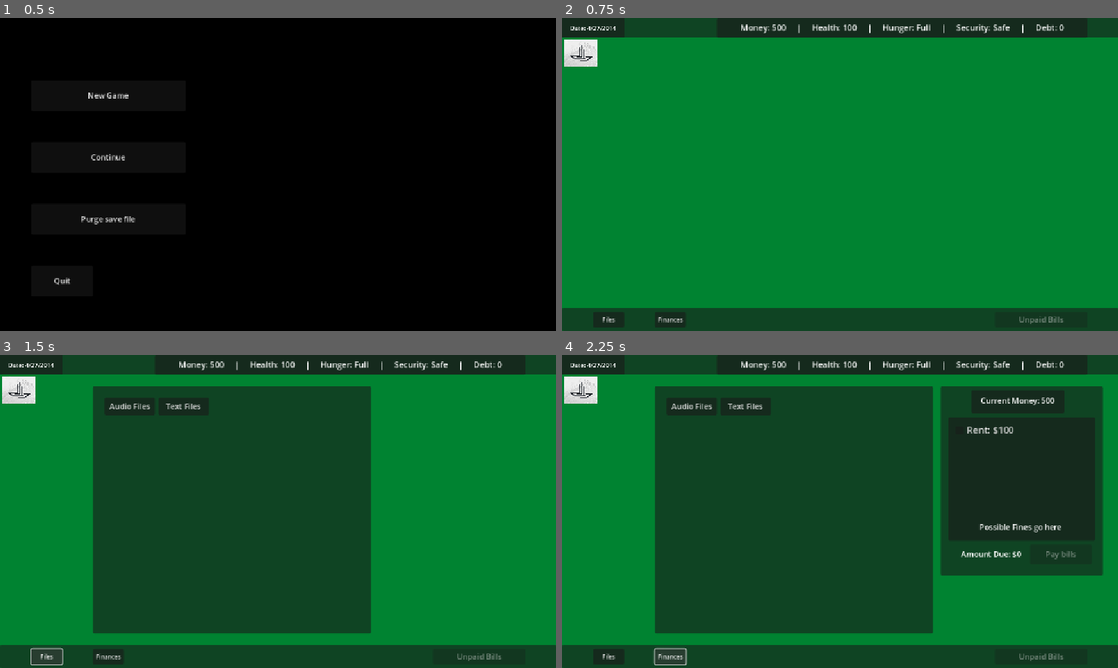
Above: before the commit, frames 1-4 (two rows, left to right).
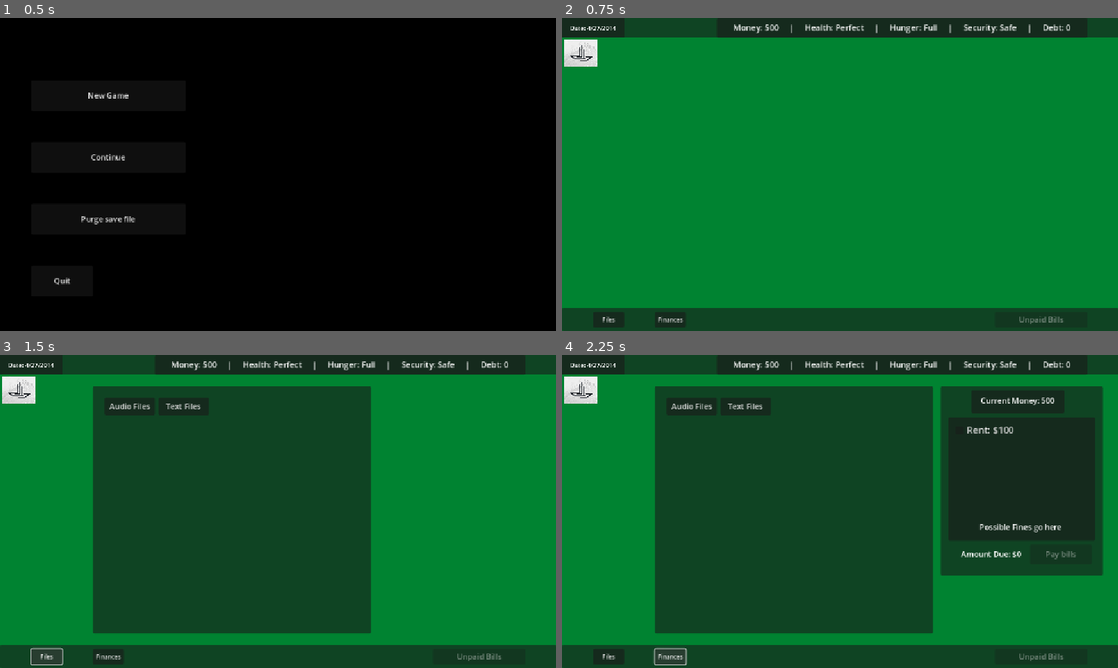
Above: after the commit, the same moments.

Repository: andrewpressman/Operation-OS
Game: Godot game, scene res://Menu/MainMenu.tscn
Same seed, same stepped clock (60 frames per second), same inputs: the game is played once before the commit and once after it.
Inputs:
- Up to frame 1 (0.5 s): no input
- Up to frame 2 (0.75 s): click "New Game" at 0.5 s
- Up to frame 3 (1.5 s): click "Files" at 1.25 s
- Up to frame 4 (2.25 s): click "Finances" at 2 s

Frame 1 is identical in both runs. In frame 2, 0.8% of the frame differs, in the area x 30-92%, y 2-5%; in frame 3, 0.8%; in frame 4, 0.8%.

Commit message:
Finances and balance adjustments/fixes
Increased max debt player can have before triggering game over
Resolved bug of Prices not going up when game is loaded from save
Fixed Debt being overpaid
Fixed finance controls becoming available/unavailable at the wrong time
Changed health indicator to text instead of raw value

Diff:
--- a/Home/HomeController.gd
+++ b/Home/HomeController.gd
@@ -47,7 +47,9 @@
 func UpdateStats():
 	var HungerStr = "Hunger: "
 	var SecurityStr = "Security: "
+	var HealthStr = "Health: "
 	var Space = "     |     "
+
 	if GlobalVar.Hunger < 15:
 		HungerStr  += "Starving"
 	elif GlobalVar.Hunger < 40:
@@ -66,4 +68,13 @@
 	else:
 		SecurityStr += "Safe"
 
-	$Stats/Text.text = "Money: " + str(GlobalVar.Money) + Space + "Health: " + str(GlobalVar.Health) + Space + HungerStr + Space + SecurityStr + Space + "Debt: " + str(GlobalVar.Debt)
+	if GlobalVar.Health < 25:
+		HealthStr  += "Poor"
+	elif GlobalVar.Health < 50:
+		HealthStr += "Okay"
+	elif GlobalVar.Health < 80:
+		HealthStr += "Good"
+	else:
+		HealthStr += "Perfect"
+
+	$Stats/Text.text = "Money: " + str(GlobalVar.Money) + Space + HealthStr + Space + HungerStr + Space + SecurityStr + Space + "Debt: " + str(GlobalVar.Debt)
--- a/Home/HomeDesktop.tscn
+++ b/Home/HomeDesktop.tscn
@@ -129,6 +129,7 @@
 offset_right = 768.0
 offset_bottom = 40.0
 theme_override_font_sizes/font_size = 17
+text = "Stats go here"
 horizontal_alignment = 1
 vertical_alignment = 1
 
@@ -274,6 +275,7 @@
 text = "Pay bills"
 
 [node name="Files" type="Panel" parent="."]
+visible = false
 offset_left = 192.0
 offset_top = 64.0
 offset_right = 768.0
--- a/Home/finances.gd
+++ b/Home/finances.gd
@@ -44,18 +44,20 @@
 
 func SetAvailable(): #Other bills can only be paid when debt is 0 (Or some arbitray value)
 	if GlobalVar.Debt == 0:
-		if !PaidRent && !PaidFood && !PaidMeds && !PaidSecurity:
+		if !PaidDebt:
 			$Bills/Debt.visible = false
+		if !PaidRent:
 			$Bills/Rent.disabled = false
+		if !PaidFood:
+			$Bills/FoodQuality.disabled = false
+		if !PaidMeds:
+			$Bills/MedsQuality.disabled = false
+		if !PaidSecurity:
 			$Bills/Security.disabled = false
 	else:
 		$Bills/Debt.visible = true
-		$Bills/Rent.disabled = true
-		$Bills/Rent.button_pressed = false
-		$Bills/Food.disabled = true
-		$Bills/Food.button_pressed = false
-		$Bills/Meds.disabled = true
-		$Bills/Meds.button_pressed = false
+		$Bills/FoodQuality.disabled = true
+		$Bills/MedsQuality.disabled = true
 		$Bills/Security.disabled = true
 		$Bills/Security.button_pressed = false
 
@@ -122,11 +124,12 @@
 	$AmountDue.text = "Amount Due: $" + str(AmountDue)
 
 func SetPrices():
-	if GlobalVar.CurrentLevel > 1:
+	if GlobalVar.CurrentLevel > 1 && GlobalVar.NewLevel:
 		GlobalVar.RentPrice = GlobalVar.RentPrice + (GlobalVar.RentIncrease * GlobalVar.CurrentLevel)
 		GlobalVar.FoodPrice = GlobalVar.FoodPrice + (GlobalVar.FoodIncrease * GlobalVar.CurrentLevel)
 		GlobalVar.MedsPrice = GlobalVar.MedsPrice + (GlobalVar.MedsIncrease * GlobalVar.CurrentLevel)
 		GlobalVar.SecurityPrice = GlobalVar.SecurityPrice + (GlobalVar.SecurityIncrease * GlobalVar.CurrentLevel)
+		GlobalVar.NewLevel = false
 
 	$Bills/Rent.text = "Rent: $" + str(GlobalVar.RentPrice)
 	$Bills/Security.text = "Security: $" + str(GlobalVar.SecurityPrice)
@@ -144,8 +147,8 @@
 	if AmountDue <= GlobalVar.Money:
 		GlobalVar.Money += -AmountDue
 	else:
+		CurrentDebt = (GlobalVar.Money - AmountDue) * -1 + GlobalVar.Debt
 		GlobalVar.Money = 0
-		CurrentDebt = (GlobalVar.Money - AmountDue) * -1 + GlobalVar.Debt
 		GlobalVar.Debt = CurrentDebt
 		if GlobalVar.Debt >= GlobalVar.MaxDebt:
 			GlobalVar.GameOverReason = 4
@@ -201,7 +204,6 @@
 		$Pay.disabled = true
 	else:
 		$Pay.disabled = false
-
 
 	UpdateMoney()
 	get_parent().UpdateStats()
@@ -237,6 +239,16 @@
 		3:
 			$Bills/Meds.text = "Meds: $" + str(GlobalVar.MedsPrice * 2)
 
+func EnableFood(value : bool):
+	if value:
+		$Bills/FoodQuality.disabled = true
+		$Bills/Food.disabled = true
+		#$Bills/Food.button_pressed = false
+	else:
+		$Bills/FoodQuality.disabled = false
+		$Bills/Food.disabled = false
+		#$Bills/Food.button_pressed = false
+
 func ToggleFood():
 	PaidFood = !PaidFood
 	if PaidFood:
--- a/Menu/SaveLoad.gd
+++ b/Menu/SaveLoad.gd
@@ -59,12 +59,20 @@
 		GlobalVar.CurrentLevel = save_data["CurrLevel"]
 	if "MedsPrice" in save_data:
 		GlobalVar.MedsPrice = save_data["MedsPrice"]
+	if "MedsRate" in save_data:
+		GlobalVar.MedsIncrease = save_data["MedsRate"]
 	if "FoodPrice" in save_data:
 		GlobalVar.FoodPrice = save_data["FoodPrice"]
+	if "FoodRate" in save_data:
+		GlobalVar.FoodIncrease = save_data["FoodRate"]
 	if "RentPrice" in save_data:
 		GlobalVar.RentPrice = save_data["RentPrice"]
+	if "RentRate" in save_data:
+		GlobalVar.RentIncrease = save_data["RentRate"]
 	if "SecurityPrice" in save_data:
 		GlobalVar.SecurityPrice = save_data["SecurityPrice"]
+	if "SecurityRate" in save_data:
+		GlobalVar.SecurityIncrease = save_data["SecurityRate"]
 	if "PaidBills" in save_data:
 		PaidBills = save_data["PaidBills"]
 
--- a/Menu/mainMenu.gd
+++ b/Menu/mainMenu.gd
@@ -13,6 +13,7 @@
 	get_tree().change_scene_to_file("res://Home/HomeDesktop.tscn")
 
 func Continue():
+	GlobalVar.NewLevel = false
 	get_tree().change_scene_to_file("res://Home/HomeDesktop.tscn")
 
 func PurgeSave():
--- a/Work/WorkController.gd
+++ b/Work/WorkController.gd
@@ -36,6 +36,7 @@
 	$ShiftComplete/RichTextLabel.text = "[b][color=green]Shift Complete[/color][/b]\nReturn home"
 	$Bribe.visible = false
 	ShiftComplete = false
+	$FileUnlocked.visible = false
 
 	#Set inital values
 	match GlobalVar.CurrentLevel:
@@ -131,6 +132,7 @@
 
 #Update stat figures and go to home Desktop
 func GoHome():
+	GlobalVar.NewLevel = true
 	#Health always goes down
 	GlobalVar.Health = GlobalVar.Health - (20 + GlobalVar.CurrentLevel)
 
@@ -311,3 +313,8 @@
 	$Taskbar/Buttons.disabled = false
 	$Bribe/Accept.disabled = false
 	$Bribe/Decline.disabled = false
+
+func FileUnlocked():
+	$FileUnlocked.visible = true
+	await get_tree().create_timer(4).timeout
+	$FileUnlocked.visible = false
--- a/Work/WorkDesktop.tscn
+++ b/Work/WorkDesktop.tscn
@@ -77,6 +77,23 @@
 [node name="PauseMenu" parent="." instance=ExtResource("2_5ocmi")]
 visible = false
 
+[node name="FileUnlocked" type="Panel" parent="."]
+visible = false
+offset_left = 8.0
+offset_top = 152.0
+offset_right = 116.0
+offset_bottom = 200.0
+
+[node name="RichTextLabel" type="RichTextLabel" parent="FileUnlocked"]
+layout_mode = 0
+offset_left = 4.0
+offset_right = 104.0
+offset_bottom = 48.0
+bbcode_enabled = true
+text = "New File Unlocked"
+horizontal_alignment = 1
+vertical_alignment = 1
+
 [node name="AdPopup" type="Timer" parent="."]
 
 [node name="AnimationPlayer" type="AnimationPlayer" parent="."]
@@ -240,6 +257,7 @@
 offset_right = 120.0
 offset_bottom = 200.0
 text = "Go Home"
+metadata/_edit_group_ = true
 
 [node name="Bribe" type="Panel" parent="."]
 offset_left = 480.0
--- a/Work/statsDisplay.gd
+++ b/Work/statsDisplay.gd
@@ -16,6 +16,7 @@
 func UpdateStats():
 	var HungerStr : String
 	var SecurityStr : String
+	var HealthStr : String
 	if Hunger < 15:
 		HungerStr  = "Starving"
 	elif Hunger < 40:
@@ -34,7 +35,16 @@
 	else:
 		SecurityStr = "Safe"
 
-	$Label.text = "Health: \n" + str(Health) + "\n
+	if GlobalVar.Health < 25:
+		HealthStr  += "Poor"
+	elif GlobalVar.Health < 50:
+		HealthStr += "Okay"
+	elif GlobalVar.Health < 80:
+		HealthStr += "Good"
+	else:
+		HealthStr += "Perfect"
+
+	$Label.text = "Health: \n" + HealthStr + "\n
 						 Hunger: \n" + HungerStr + "\n
 						 Security: \n" + SecurityStr + "\n
 						 Debt: \n" + str(Debt)
--- a/global_Variables.gd
+++ b/global_Variables.gd
@@ -3,6 +3,7 @@
 #Work variables
 var Score : int
 var CurrentObj : int
+var NewLevel : bool
 
 var Lives : int #numebr of times the player can fail a task
 var Tasks : int #Number of tasks the player is given
@@ -48,7 +49,7 @@
 var StartMedsPrice : int = 100
 var StartSecurityPrice : int = 100
 var StartDebt : int = 0
-var MaxDebt : int = 2000
+var MaxDebt : int = 5000
 
 #Starting price increases
 var StartRentRate : int = 50
